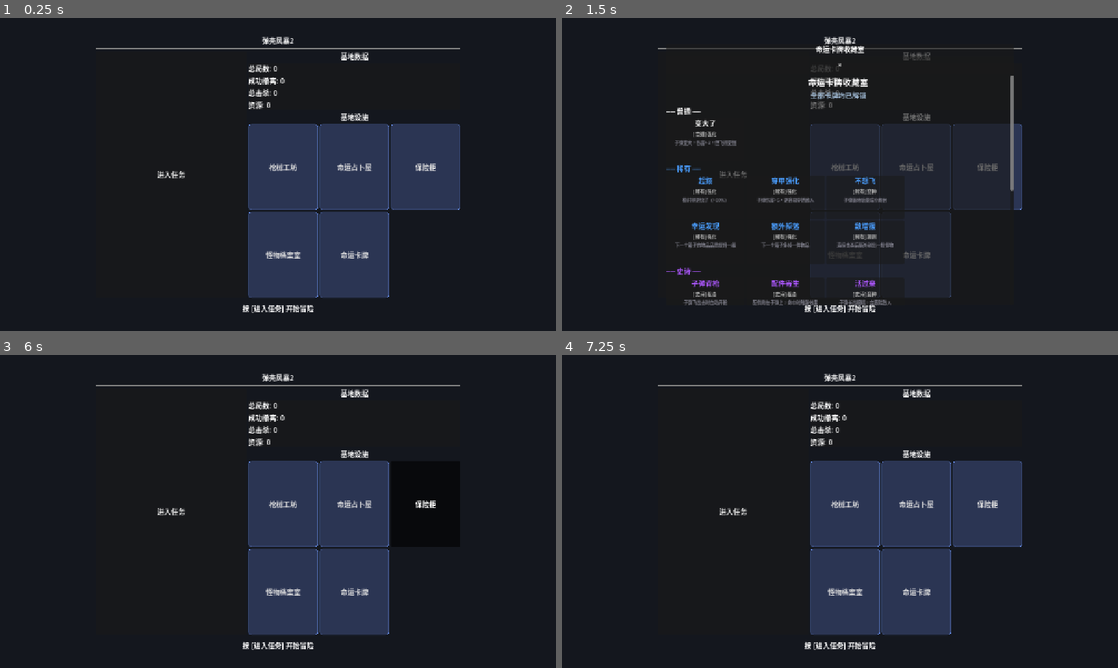
Above: before the commit, frames 1-4 (two rows, left to right).
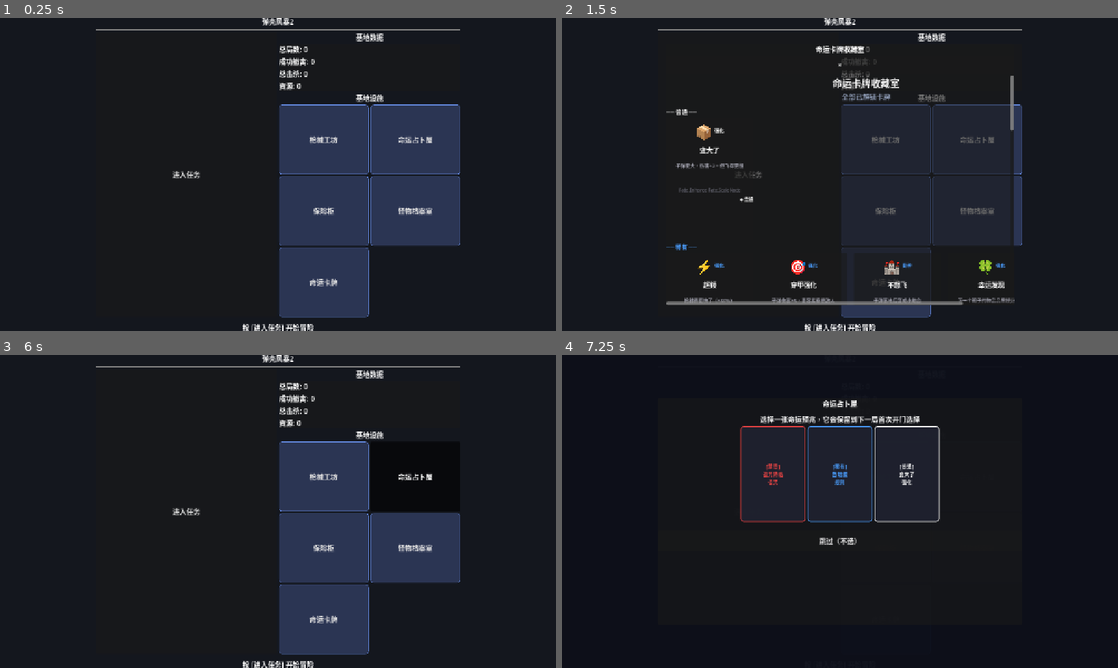
Above: after the commit, the same moments.

Repository: summercard/ShellStorm2
Game: Godot game, scene res://scenes/BaseMenu.tscn
Two runs of this game, one before a commit and one after it. Both use one fixed random seed, a clock stepped at 60 frames per second and the inputs below.
Inputs (mouse positions are in pixels of both pictures, inside the frame that each line leads up to):
- Up to frame 1 (0.25 s): no input
- Up to frame 2 (1.5 s): click "命运卡牌" at 0.5 s; click "进入任务" at 1.25 s
- Up to frame 3 (6 s): click "枪械工坊" at 2 s; click "命运占卜屋" at 2.75 s; click "保险柜" at 3.5 s; click "怪物档案室" at 4.25 s; click "×" at 5 s; tap Enter at 5.75 s; move the mouse to (400, 495) at 5.77 s; hold D (move_right) from 5.78 s (still down); tap Shift (dash) at 5.85 s; click (400, 495) at 5.92 s
- Up to frame 4 (7.25 s): release D (move_right) at 6.5 s; click (840, 624) at 6.5 s, where only the run before the commit has a clickable "关闭"

The runs differ from the first frame. In frame 1, 12% of the frame differs, in the area x 17-83%, y 0-100%; in frame 2, 8.6%; in frame 3, 13%; in frame 4, 20%, in the area x 17-83%, y 6-95%.

Commit message:
feat: 收藏室改用游戏内卡牌样式（200×280大卡、emoji、品质边框、4列网格）

Diff:
--- a/scenes/BaseMenu.tscn
+++ b/scenes/BaseMenu.tscn
@@ -86,7 +86,7 @@
 [node name="BuildingsGrid" type="GridContainer" parent="VBox/HSplit/RightPanel"]
 layout_mode = 2
 size_flags_vertical = 3
-columns = 3
+columns = 2
 
 [node name="BuildingWorkshop" type="Button" parent="VBox/HSplit/RightPanel/BuildingsGrid"]
 custom_minimum_size = Vector2(160, 160)
--- a/src/ui/FateCardCollectionMenu.gd
+++ b/src/ui/FateCardCollectionMenu.gd
@@ -2,12 +2,16 @@
 extends CanvasLayer
 
 ## 命运卡牌收藏室 — 基地建筑界面
-## 展示所有已解锁的命运卡片，支持查看详情
+## 展示所有已解锁的命运卡片，使用游戏内卡牌样式
 
 @onready var content: VBoxContainer
 @onready var close_button: Button
 @onready var scroll_container: ScrollContainer
 @onready var header_label: Label
+
+const CARD_WIDTH := 200.0
+const CARD_HEIGHT := 280.0
+const CARDS_PER_ROW := 4
 
 func _ready() -> void:
 	content = get_node_or_null("Panel/VBox/ScrollContainer/Content")
@@ -26,19 +30,19 @@
 	var title := Label.new()
 	title.text = "命运卡牌收藏室"
 	title.horizontal_alignment = HORIZONTAL_ALIGNMENT_CENTER
-	title.add_theme_font_size_override("font_size", 20)
+	title.add_theme_font_size_override("font_size", 22)
 	content.add_child(title)
 
 	var subtitle := Label.new()
-	subtitle.text = "全部卡牌均已解锁"
+	subtitle.text = "全部已解锁卡牌"
 	subtitle.horizontal_alignment = HORIZONTAL_ALIGNMENT_CENTER
-	subtitle.add_theme_color_override("font_color", Color(0.6, 0.7, 0.8, 1.0))
+	subtitle.add_theme_color_override("font_color", Color(0.55, 0.6, 0.7))
 	content.add_child(subtitle)
 
 	var separator := HSeparator.new()
 	content.add_child(separator)
 
-	# 按品质分组展示
+	# 按品质分组
 	var rarities: Array = [
 		FateCard.CardRarity.COMMON,
 		FateCard.CardRarity.RARE,
@@ -54,55 +58,109 @@
 		var group_label := Label.new()
 		group_label.text = "── %s ──" % FateCard.rarity_name(rarity)
 		group_label.add_theme_color_override("font_color", FateCard.rarity_color(rarity))
+		group_label.add_theme_font_size_override("font_size", 14)
 		content.add_child(group_label)
 
 		var grid := GridContainer.new()
-		grid.columns = 3
+		grid.columns = CARDS_PER_ROW
+		grid.add_theme_constant_override("h_separation", 16)
+		grid.add_theme_constant_override("v_separation", 16)
 		content.add_child(grid)
 
 		for card in cards:
-			var card_ui := _create_card_item(card)
+			var card_ui := _create_card_ui(card)
 			grid.add_child(card_ui)
 
 	_add_close_hint()
 
-func _create_card_item(card: FateCard) -> Control:
+func _create_card_ui(card: FateCard) -> Control:
 	var panel := PanelContainer.new()
-	panel.custom_minimum_size = Vector2(180, 100)
+	panel.custom_minimum_size = Vector2(CARD_WIDTH, CARD_HEIGHT)
 
-	var color := FateCard.rarity_color(card.card_rarity)
-	var normal_style := StyleBoxFlat.new()
-	normal_style.bg_color = Color(0.12, 0.13, 0.18, 0.95)
-	normal_style.set_border_width_all(2)
-	normal_style.set_border_color(color)
-	normal_style.set_corner_radius_all(6)
-	panel.add_theme_stylebox_override("normal", normal_style)
+	var rarity_clr := FateCard.rarity_color(card.card_rarity)
+
+	# 背景
+	var bg := StyleBoxFlat.new()
+	bg.bg_color = Color(0.1, 0.1, 0.14, 0.97)
+	bg.set_border_width_all(2)
+	bg.set_border_color(rarity_clr)
+	bg.set_corner_radius_all(10)
+	panel.add_theme_stylebox_override("normal", bg)
+
+	# 悬停高亮
+	var hover := StyleBoxFlat.new()
+	hover.bg_color = Color(0.15, 0.15, 0.2, 0.97)
+	hover.set_border_width_all(3)
+	hover.set_border_color(Color(1.0, 1.0, 1.0, 0.6))
+	hover.set_corner_radius_all(10)
+	panel.add_theme_stylebox_override("hover", hover)
 
 	var vbox := VBoxContainer.new()
+	vbox.add_theme_constant_override("separation", 6)
 	panel.add_child(vbox)
 
+	# 顶部：emoji + 品质角标
+	var top_hbox := HBoxContainer.new()
+	top_hbox.alignment = BoxContainer.ALIGNMENT_CENTER
+	vbox.add_child(top_hbox)
+
+	var emoji_lbl := Label.new()
+	emoji_lbl.text = card.icon_emoji
+	emoji_lbl.horizontal_alignment = HORIZONTAL_ALIGNMENT_CENTER
+	emoji_lbl.add_theme_font_size_override("font_size", 40)
+	top_hbox.add_child(emoji_lbl)
+
+	var type_lbl := Label.new()
+	type_lbl.text = FateCard.type_name(card.card_type)
+	type_lbl.add_theme_color_override("font_color", rarity_clr)
+	type_lbl.add_theme_font_size_override("font_size", 11)
+	type_lbl.horizontal_alignment = HORIZONTAL_ALIGNMENT_RIGHT
+	top_hbox.add_child(type_lbl)
+
+	# 卡牌名称
 	var name_lbl := Label.new()
 	name_lbl.text = card.card_name
-	name_lbl.add_theme_color_override("font_color", color)
+	name_lbl.add_theme_color_override("font_color", Color.WHITE)
+	name_lbl.add_theme_font_size_override("font_size", 15)
 	name_lbl.horizontal_alignment = HORIZONTAL_ALIGNMENT_CENTER
 	name_lbl.autowrap_mode = TextServer.AUTOWRAP_WORD_SMART
 	vbox.add_child(name_lbl)
 
-	var type_lbl := Label.new()
-	type_lbl.text = "[%s] %s" % [FateCard.rarity_name(card.card_rarity), FateCard.type_name(card.card_type)]
-	type_lbl.add_theme_font_size_override("font_size", 11)
-	type_lbl.add_theme_color_override("font_color", Color(0.7, 0.7, 0.7, 1.0))
-	type_lbl.horizontal_alignment = HORIZONTAL_ALIGNMENT_CENTER
-	vbox.add_child(type_lbl)
+	# 分隔线
+	var divider := HSeparator.new()
+	divider.add_theme_constant_override("custom_minimum_size", 0)
+	divider.add_theme_color_override("line_color", Color(1, 1, 1, 0.15))
+	vbox.add_child(divider)
 
+	# 效果描述
 	var desc_lbl := Label.new()
 	desc_lbl.text = card.short_description
-	desc_lbl.add_theme_font_size_override("font_size", 10)
-	desc_lbl.add_theme_color_override("font_color", Color(0.5, 0.5, 0.55))
+	desc_lbl.add_theme_color_override("font_color", Color(0.65, 0.65, 0.7))
+	desc_lbl.add_theme_font_size_override("font_size", 11)
 	desc_lbl.horizontal_alignment = HORIZONTAL_ALIGNMENT_CENTER
 	desc_lbl.autowrap_mode = TextServer.AUTOWRAP_WORD
-	desc_lbl.custom_minimum_size.y = 36
+	desc_lbl.custom_minimum_size.y = 52
 	vbox.add_child(desc_lbl)
+
+	# 标签行
+	var tag_lbl := Label.new()
+	var tag_str := " ".join(card.tags) if not card.tags.is_empty() else ""
+	tag_lbl.text = tag_str
+	tag_lbl.add_theme_color_override("font_color", Color(0.4, 0.4, 0.45))
+	tag_lbl.add_theme_font_size_override("font_size", 10)
+	tag_lbl.horizontal_alignment = HORIZONTAL_ALIGNMENT_CENTER
+	vbox.add_child(tag_lbl)
+
+	# 底部品质角标
+	var bottom_hbox := HBoxContainer.new()
+	bottom_hbox.alignment = BoxContainer.ALIGNMENT_END
+	vbox.add_child(bottom_hbox)
+
+	var rarity_badge := Label.new()
+	rarity_badge.text = "◆ %s" % FateCard.rarity_name(card.card_rarity)
+	rarity_badge.add_theme_color_override("font_color", rarity_clr)
+	rarity_badge.add_theme_font_size_override("font_size", 10)
+	bottom_hbox.add_child(rarity_badge)
 
 	panel.tooltip_text = card.description
 	return panel
@@ -110,7 +168,7 @@
 func _add_close_hint() -> void:
 	var hint := Label.new()
 	hint.text = "按 [×] 关闭"
-	hint.add_theme_color_override("font_color", Color(0.4, 0.4, 0.45))
+	hint.add_theme_color_override("font_color", Color(0.35, 0.35, 0.4))
 	hint.horizontal_alignment = HORIZONTAL_ALIGNMENT_CENTER
 	content.add_child(hint)
 
Not shown, added: src/ui/FateCardCollectionMenu.gd.uid
